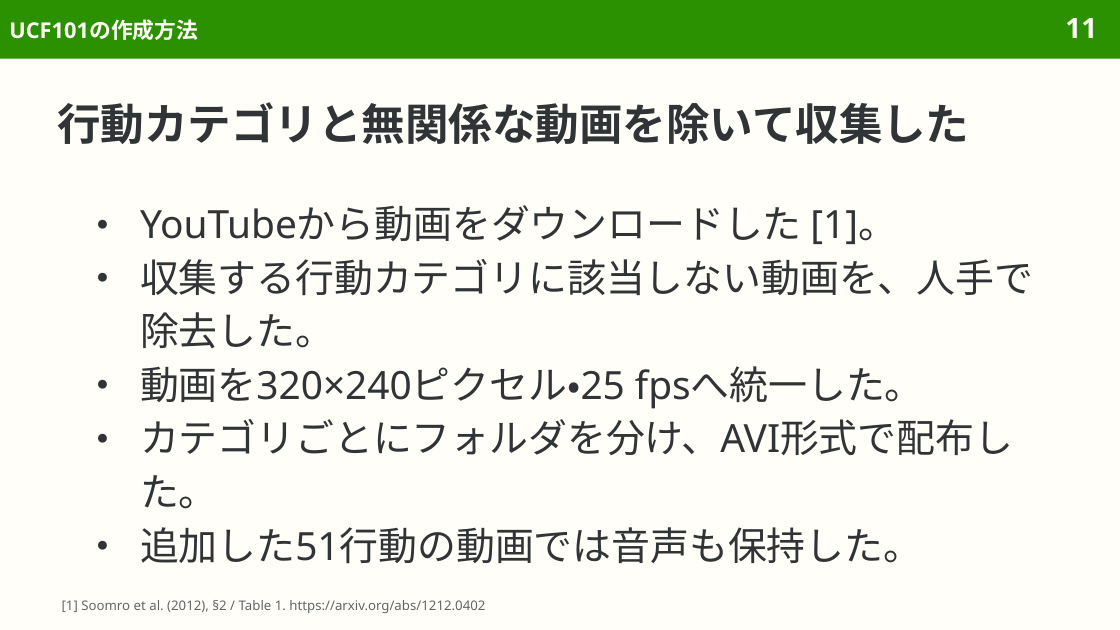
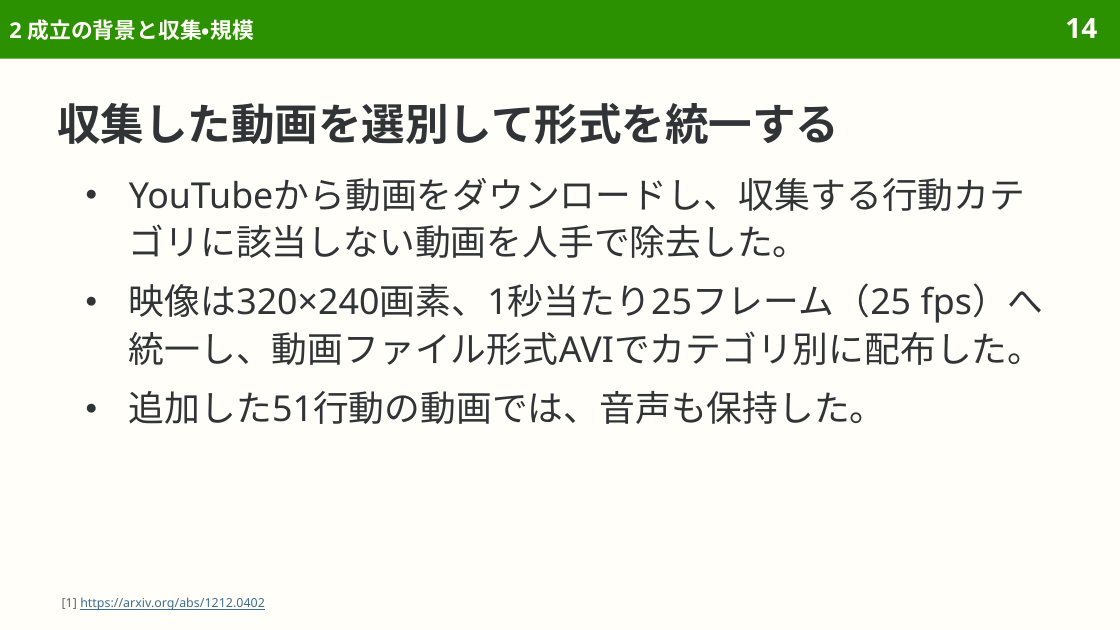
Before and after one commit to sasakiy84/datasets-in-10-minutes, a slide deck: slide 14 of slides/datasets-in-10-minutes-ucf101.pptx (slide 11 before the commit). Drawn at 1120x630 pixels with LibreOffice and Linux fonts; fonts in the diff are those of the drawing. Boxes give left, top, right and bottom in pixels: in the first picture for what was removed or moved away, otherwise in the second. Text is boxed around its words. In the diff, an @@ line names an element or a change of style, - is before the commit and + after.

```diff
--- a/slides/datasets-in-10-minutes-ucf101.pptx
+++ b/slides/datasets-in-10-minutes-ucf101.pptx
@@ title at [9,19,253,40]: text changed @@
-UCF101の作成方法
+2 成立の背景と収集・規模
@@ page number at [1065,18,1097,38]: text changed @@
-11
+14
@@ title at [57,103,839,144]: text changed @@
-行動カテゴリと無関係な動画を除いて収集した
+収集した動画を選別して形式を統一する
@@ text at [129,178,1044,424]: text changed; size 25 to 23 pt @@
-● YouTubeから動画をダウンロードした [1]。
-● 収集する行動カテゴリに該当しない動画を、人手で除去した。
-● 動画を320×240ピクセル・25 fpsへ統一した。
-● カテゴリごとにフォルダを分け、AVI形式で配布した。
-● 追加した51行動の動画では音声も保持した。
+● YouTubeから動画をダウンロードし、収集する行動カテゴリに該当しない動画を人手で除去した。
+● 映像は320×240画素、1秒当たり25フレーム（25 fps）へ統一し、動画ファイル形式AVIでカテゴリ別に配布した。
+● 追加した51行動の動画では、音声も保持した。
@@ text at [62,597,265,610]: text changed; size 8.5 to 8 pt; text colour #626669 to #3F6F8F @@
-[1] Soomro et al. (2012), §2 / Table 1. https://arxiv.org/abs/1212.0402
+[1] https://arxiv.org/abs/1212.0402
```
Also in this commit, not shown: 65 other slides changed, 7 slides added, 1 slide removed, 12 other files.
